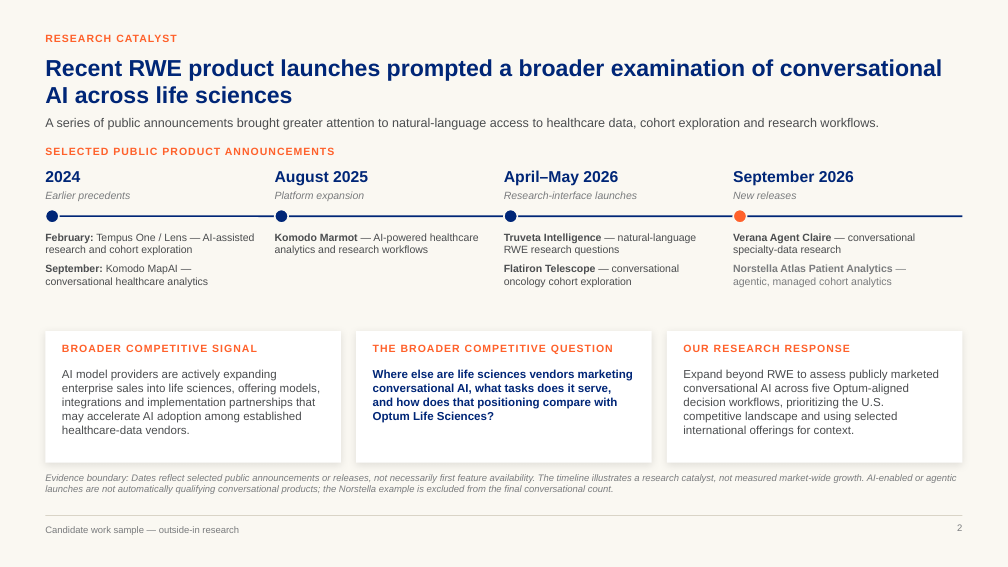
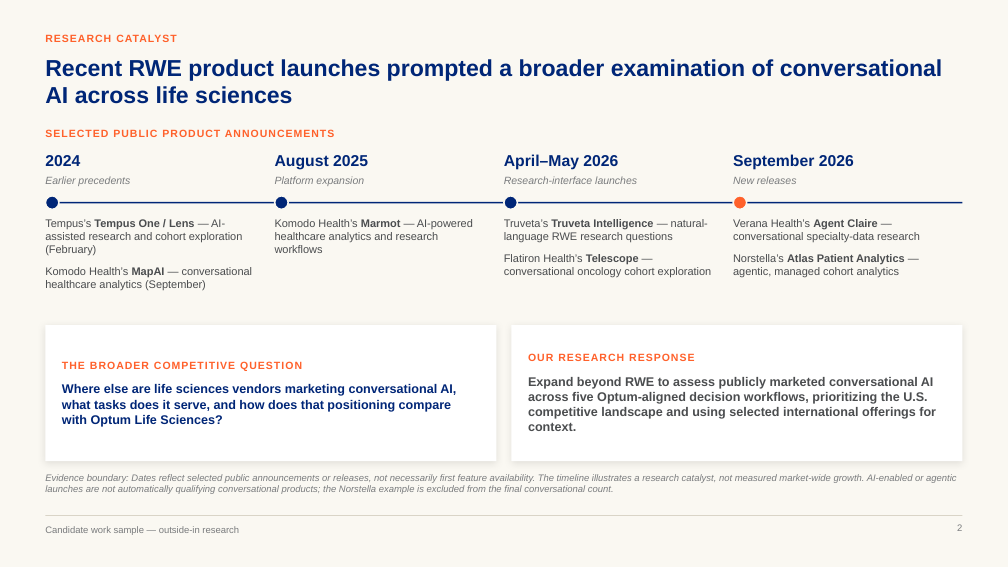
Before and after one commit to marinojt/test, a slide deck: slide 2 of deck/Optum-LS-Conversational-AI.pptx. Drawn at 1008x567 pixels with LibreOffice and Linux fonts; fonts in the diff are those of the drawing. Boxes give left, top, right and bottom in pixels: in the first picture for what was removed or moved away, otherwise in the second. Text is boxed around its words. In the diff, an @@ line names an element or a change of style, - is before the commit and + after.

```diff
--- a/deck/Optum-LS-Conversational-AI.pptx
+++ b/deck/Optum-LS-Conversational-AI.pptx
@@ text removed at box(45, 118, 879, 130) @@
-A series of public announcements brought greater attention to natural-language access to healthcare data, cohort exploration and research workflows.
@@ text "SELECTED PUBLIC PRODUCT ANNOUNCEMENTS": place and size @@
-text "SELECTED PUBLIC PRODUCT ANNOUNCEMENTS" at box(45, 147, 334, 155)
+text "SELECTED PUBLIC PRODUCT ANNOUNCEMENTS" at box(45, 129, 334, 137)
@@ 8 texts, 4 ellipses, 1 line: place and size @@
-8 texts, 4 ellipses, 1 line at box(45, 170, 963, 223)
+8 texts, 4 ellipses, 1 line at box(45, 154, 963, 209)
@@ text at box(45, 219, 253, 290): text changed; size 10 to 10.5 pt @@
-February: Tempus One / Lens — AI-assisted research and cohort exploration
-September: Komodo MapAI — conversational healthcare analytics
+Tempus’s Tempus One / Lens — AI-assisted research and cohort exploration (February)
+Komodo Health’s MapAI — conversational healthcare analytics (September)
@@ text at box(275, 219, 473, 253): text changed; size 10 to 10.5 pt @@
-Komodo Marmot — AI-powered healthcare analytics and research workflows
+Komodo Health’s Marmot — AI-powered healthcare analytics and research workflows
@@ text at box(504, 219, 712, 277): text changed; size 10 to 10.5 pt @@
-Truveta Intelligence — natural-language RWE research questions
-Flatiron Telescope — conversational oncology cohort exploration
+Truveta’s Truveta Intelligence — natural-language RWE research questions
+Flatiron Health’s Telescope — conversational oncology cohort exploration
@@ text at box(733, 219, 920, 277): text changed; size 10 to 10.5 pt; text colour #7A7C7E to #4B4D4F @@
-Verana Agent Claire — conversational specialty-data research
-Norstella Atlas Patient Analytics — agentic, managed cohort analytics
+Verana Health’s Agent Claire — conversational specialty-data research
+Norstella’s Atlas Patient Analytics — agentic, managed cohort analytics
@@ rectangle: place and size @@
-rectangle at box(45, 331, 341, 463)
+rectangle at box(45, 325, 496, 461)
@@ rectangle: place and size @@
-rectangle at box(667, 331, 963, 463)
+rectangle at box(511, 325, 962, 461)
@@ text "THE BROADER COMPETITIVE QUESTION": place and size @@
-text "THE BROADER COMPETITIVE QUESTION" at box(373, 344, 613, 354)
+text "THE BROADER COMPETITIVE QUESTION" at box(62, 361, 302, 371)
@@ text removed at box(62, 344, 257, 352) @@
-BROADER COMPETITIVE SIGNAL
@@ rectangle removed at box(356, 331, 652, 463) @@
@@ text "OUR RESEARCH RESPONSE": place and size @@
-text "OUR RESEARCH RESPONSE" at box(683, 344, 850, 352)
+text "OUR RESEARCH RESPONSE" at box(528, 353, 694, 361)
@@ text "Where else are life sciences ...": place and size @@
-text "Where else are life sciences ..." at box(373, 370, 633, 423)
+text "Where else are life sciences ..." at box(62, 384, 456, 427)
@@ text "Where else are life sciences ..." at box(62, 384, 456, 427): size 11 to 12 pt @@
@@ text removed at box(62, 370, 321, 434) @@
-AI model providers are actively expanding enterprise sales into life sciences, offering models, integrations and implementation partnerships that may accelerate AI adoption among established healthcare-data vendors.
@@ text "Expand beyond RWE to assess ...": place and size @@
-text "Expand beyond RWE to assess ..." at box(683, 370, 939, 437)
+text "Expand beyond RWE to assess ..." at box(528, 377, 936, 431)
@@ text "Expand beyond RWE to assess ..." at box(528, 377, 936, 431): size 11 to 12 pt, bold on @@
```
Also in this commit, not shown: 5 other slides changed, 9 other files.
